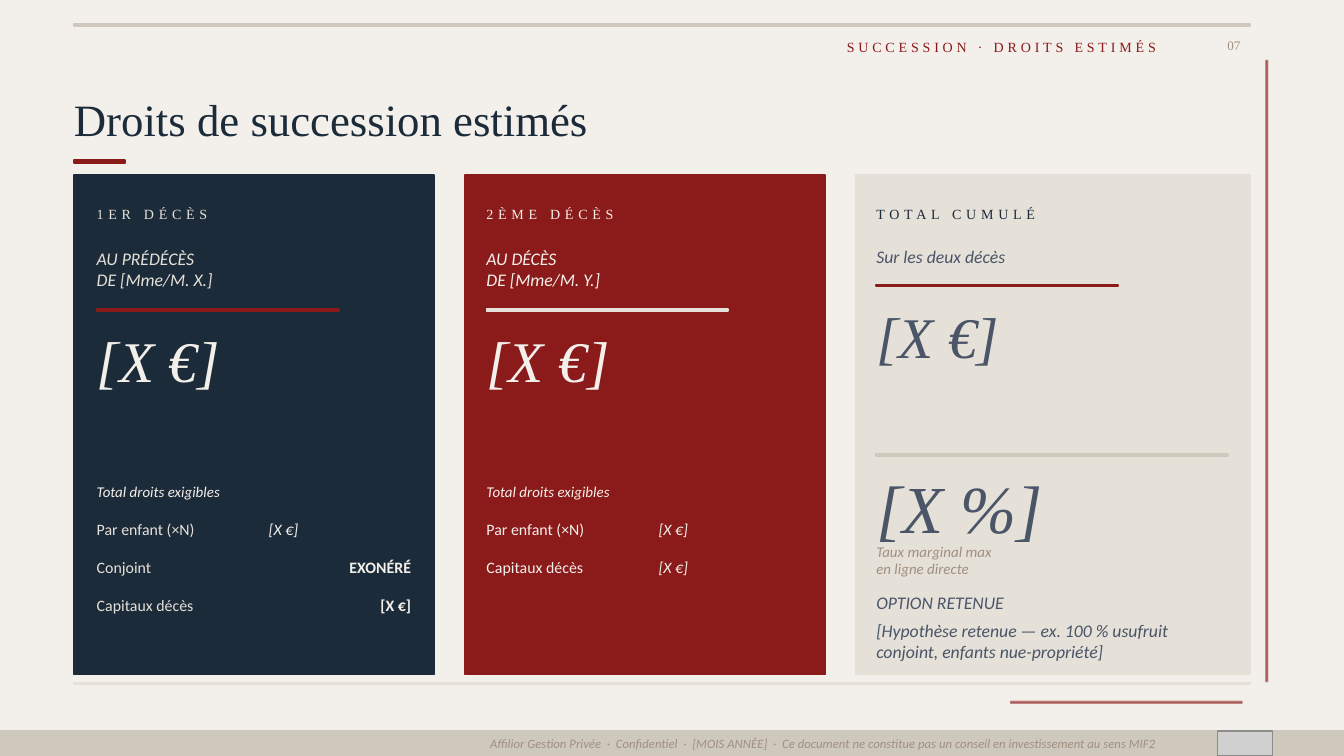
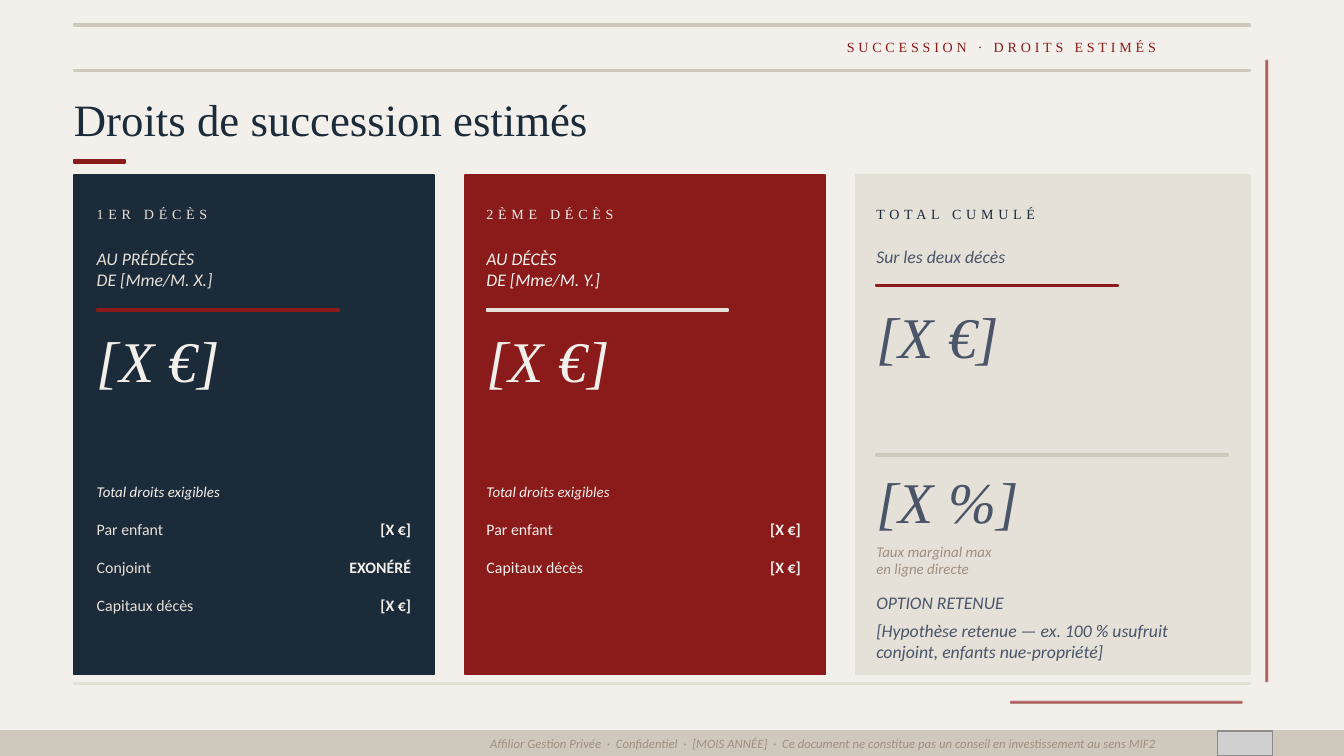
Before and after one commit to fififi1717/mkgt, a slide deck: slide 8 of Cans_Mstr.pptx. Drawn at 1344x756 pixels with LibreOffice and Linux fonts; fonts in the diff are those of the drawing; grey boxes stand for pictures. Boxes give left, top, right and bottom in pixels: in the first picture for what was removed or moved away, otherwise in the second. Text is boxed around its words. In the diff, an @@ line names an element or a change of style, - is before the commit and + after.

```diff
--- a/Cans_Mstr.pptx
+++ b/Cans_Mstr.pptx
@@ text removed at bbox=[1227, 41, 1240, 50] @@
-07
@@ rectangle added at bbox=[74, 70, 1250, 71], fill #CFC8BD, outline #CFC8BD 1 pt @@
@@ text "[X %]" at bbox=[876, 483, 933, 531]: size 36 to 30.8 pt @@
@@ text at bbox=[97, 524, 163, 535]: text changed @@
-Par enfant (×N)
+Par enfant
@@ text at bbox=[486, 524, 553, 535]: text changed @@
-Par enfant (×N)
+Par enfant
@@ bold on, italic off; alignment left to right in 3 elements at bbox=[380, 523, 394, 538], bbox=[770, 523, 784, 538], bbox=[770, 561, 784, 576] @@
```
Also in this commit, not shown: 13 other slides changed, 3 other files.
